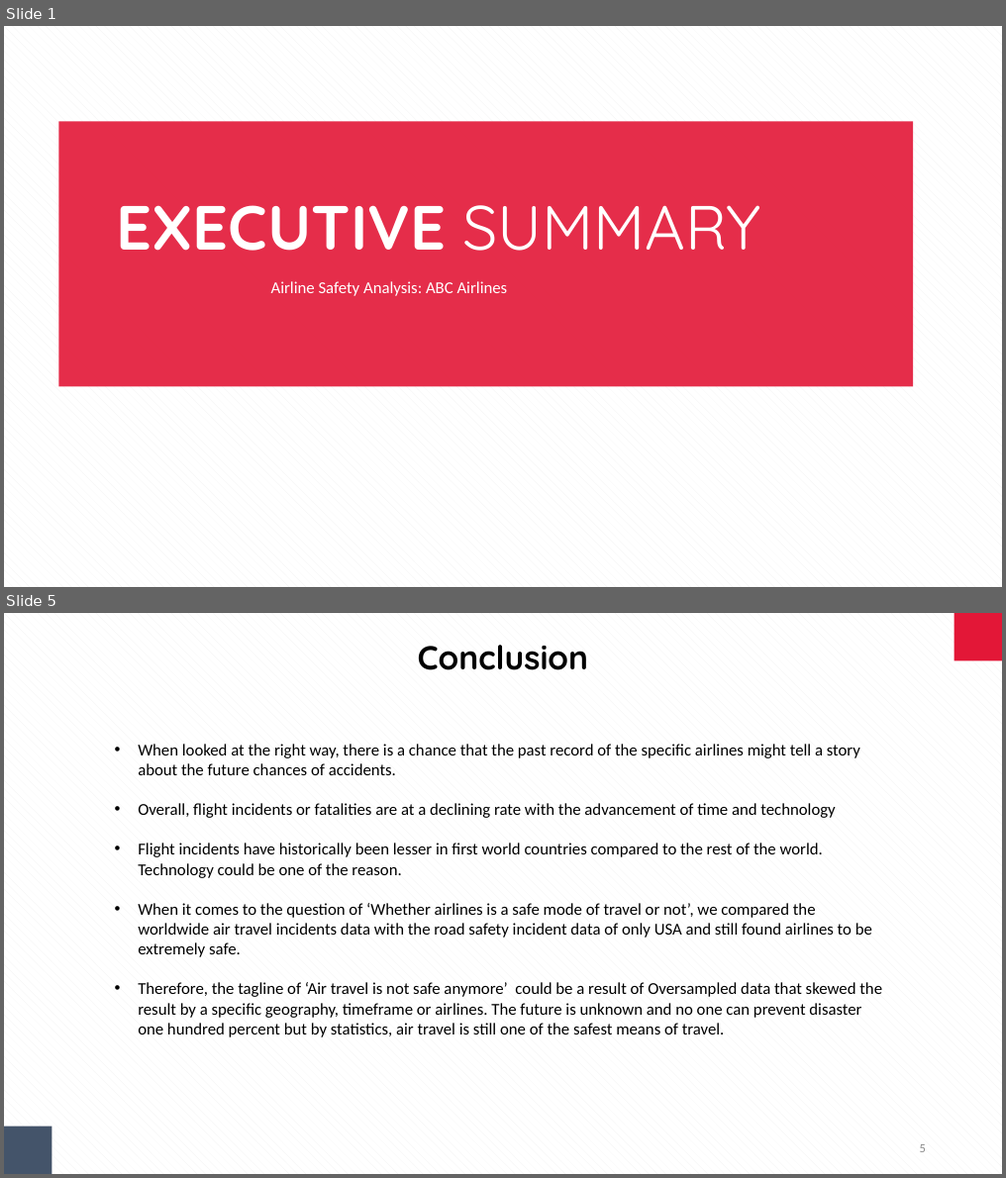
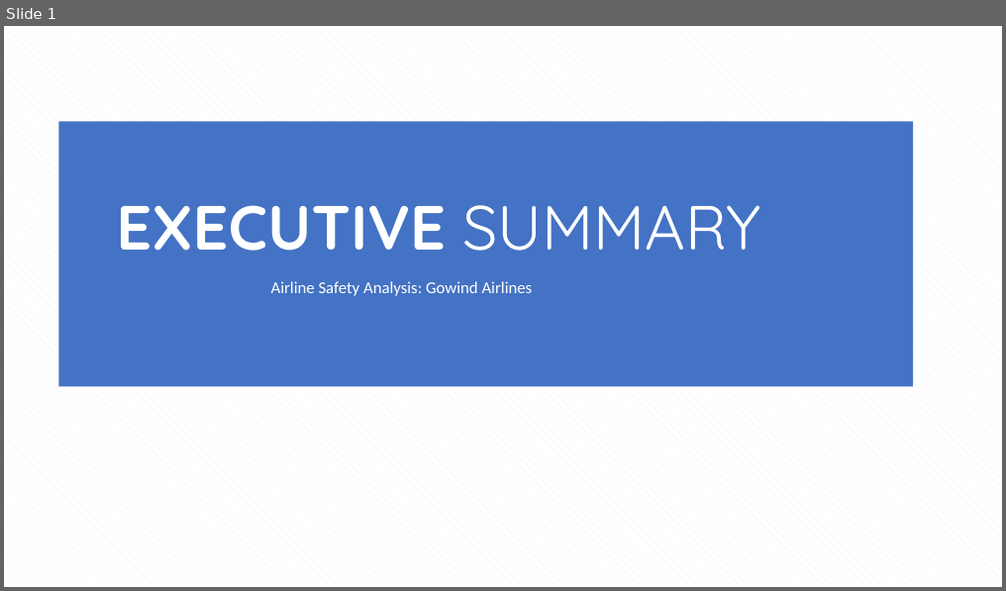
Before and after one commit to suprajarapuru/Data-Visulization-Story-Telling, a slide deck: Term Project/RapuruSupraja_Executive Summary_Airline_Safety.pptx. Shown one above the other, each under a label of ours: slides 1 and 5 before the commit, slide 1 after it; the slides between them are not shown. The pictures are 1006x1178 and 1006x591 pixels, drawn with LibreOffice and Linux fonts; fonts in the diff are those of the drawing. Boxes give left, top, right and bottom in pixels: in the first picture for what was removed or moved away, otherwise in the second. Text is boxed around its words. In the diff, an @@ line names an element or a change of style, - is before the commit and + after.

```diff
--- a/Term Project/RapuruSupraja_Executive Summary_Airline_Safety.pptx
+++ b/Term Project/RapuruSupraja_Executive Summary_Airline_Safety.pptx
@@ slide 5 removed at [4,613,1002,1174], background pattern #F2F2F2 on #FFFFFF @@
@@ rectangle removed at [954,613,1002,661] @@
@@ text removed at [418,645,588,670] @@
-Conclusion
@@ text removed at [138,744,882,1038] @@
-• When looked at the right way, there is a chance that the past record of the specific airlines might tell a story about the future chances of accidents.
-• Overall, flight incidents or fatalities are at a declining rate with the advancement of time and technology
-• Flight incidents have historically been lesser in first world countries compared to the rest of the world. Technology could be one of the reason.
-• When it comes to the question of ‘Whether airlines is a safe mode of travel or not’, we compared the worldwide air travel incidents data with the road safety incident data of only USA and still found airlines to be extremely safe.
-• Therefore, the tagline of ‘Air travel is not safe anymore’ could be a result of Oversampled data that skewed the result by a specific geography, timeframe or airlines. The future is unknown and no one can prevent disaster one hundred percent but by statistics, air travel is still one of the safest means of travel.
@@ rectangle removed at [4,1127,52,1174] @@
@@ page number removed at [920,1145,926,1153] @@
-5
@@ slide 1 changed as well @@
@@ rectangle at [58,122,913,386]: fill #E31737 at 90% opacity to #4472C4 @@
@@ text at [271,281,533,296]: text changed @@
-Airline Safety Analysis: ABC Airlines
+Airline Safety Analysis: Gowind Airlines
```
Also in this commit, not shown: 9 slides added, 4 other slides removed, 1 other file.
